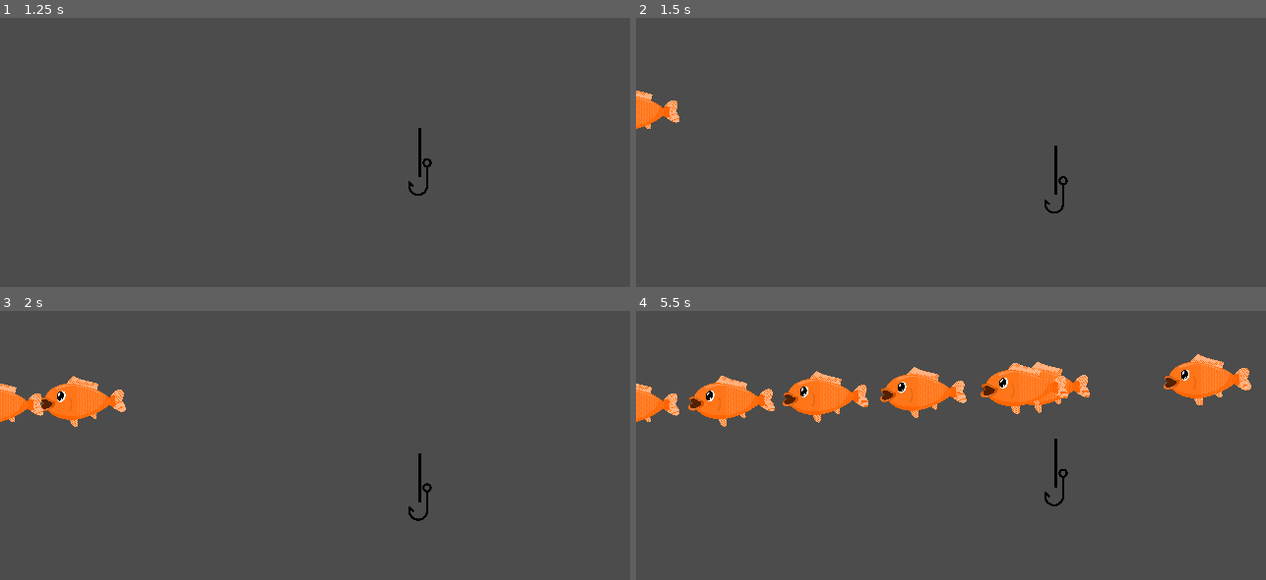
Above: before the commit, frames 1-4 (two rows, left to right).
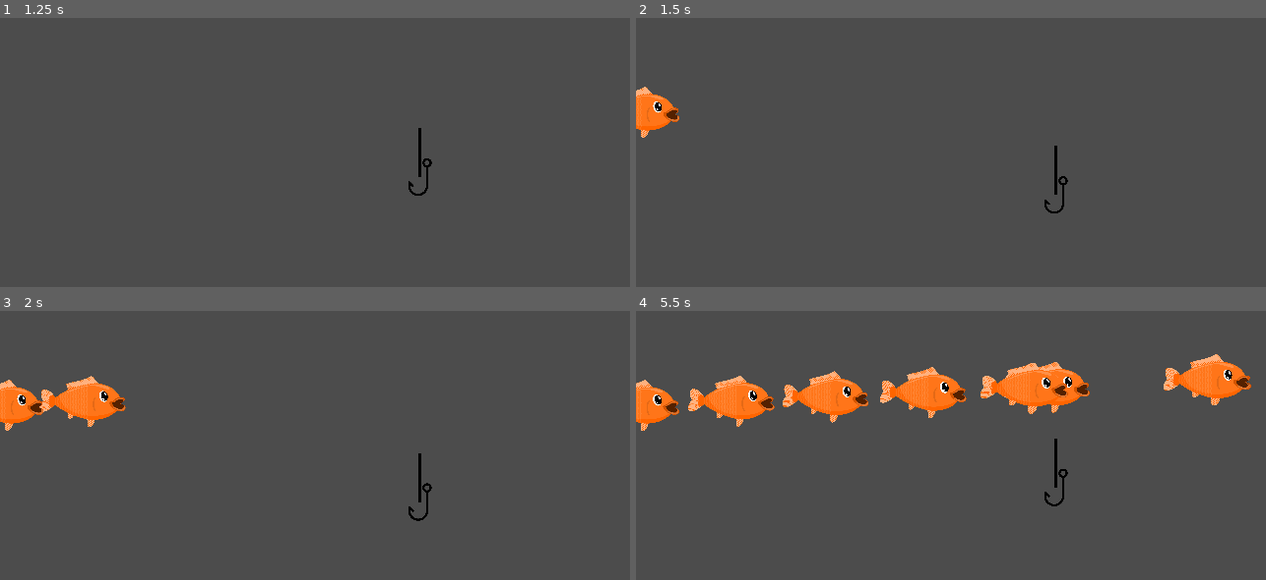
Above: after the commit, the same moments.

Repository: CSI-280-Fish-Game/Fish-Game
Game: Godot game, scene res://Main.tscn
Two runs of this game, one before a commit and one after it. Both use one fixed random seed, a clock stepped at 60 frames per second and the inputs below.
Inputs (mouse positions are in pixels of both pictures, inside the frame that each line leads up to):
- Up to frame 1 (1.25 s): move the mouse to (453, 176) at 0.52 s
- Up to frame 2 (1.5 s): tap Enter at 1.25 s; move the mouse to (825, 211) at 1.27 s
- Up to frame 3 (2 s): no input
- Up to frame 4 (5.5 s): move the mouse to (1014, 410) at 2.02 s; move the mouse to (919, 558) at 2.77 s; move the mouse to (1140, 539) at 3.52 s; move the mouse to (762, 434) at 4.27 s; move the mouse to (982, 488) at 5.02 s

Frame 1 is identical in both runs. In frame 2, 0.5% of the frame differs, in the area x 0-7%, y 25-45%; in frame 3, 1.6%; in frame 4, 6.4%, in the area x 0-98%, y 16-45%.

Commit message:
fish image reflection
I added a horizontal reflection to the fish mob sprite so that it faces the correct direction

Diff:
--- a/Fishing Game - Godot/Mob.tscn
+++ b/Fishing Game - Godot/Mob.tscn
@@ -26,6 +26,7 @@
 [node name="AnimatedSprite" type="AnimatedSprite" parent="."]
 scale = Vector2( 0.05, 0.05 )
 frames = SubResource( 1 )
+flip_h = true
 
 [node name="CollisionShape2D" type="CollisionShape2D" parent="."]
 rotation = -1.5708
